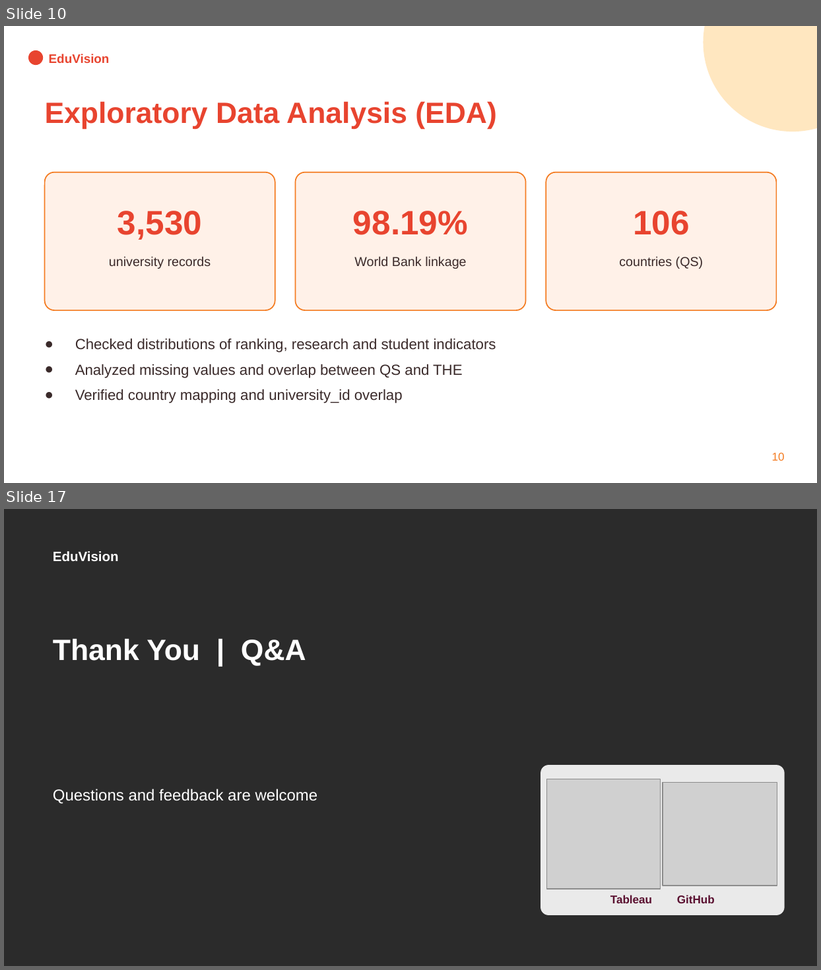
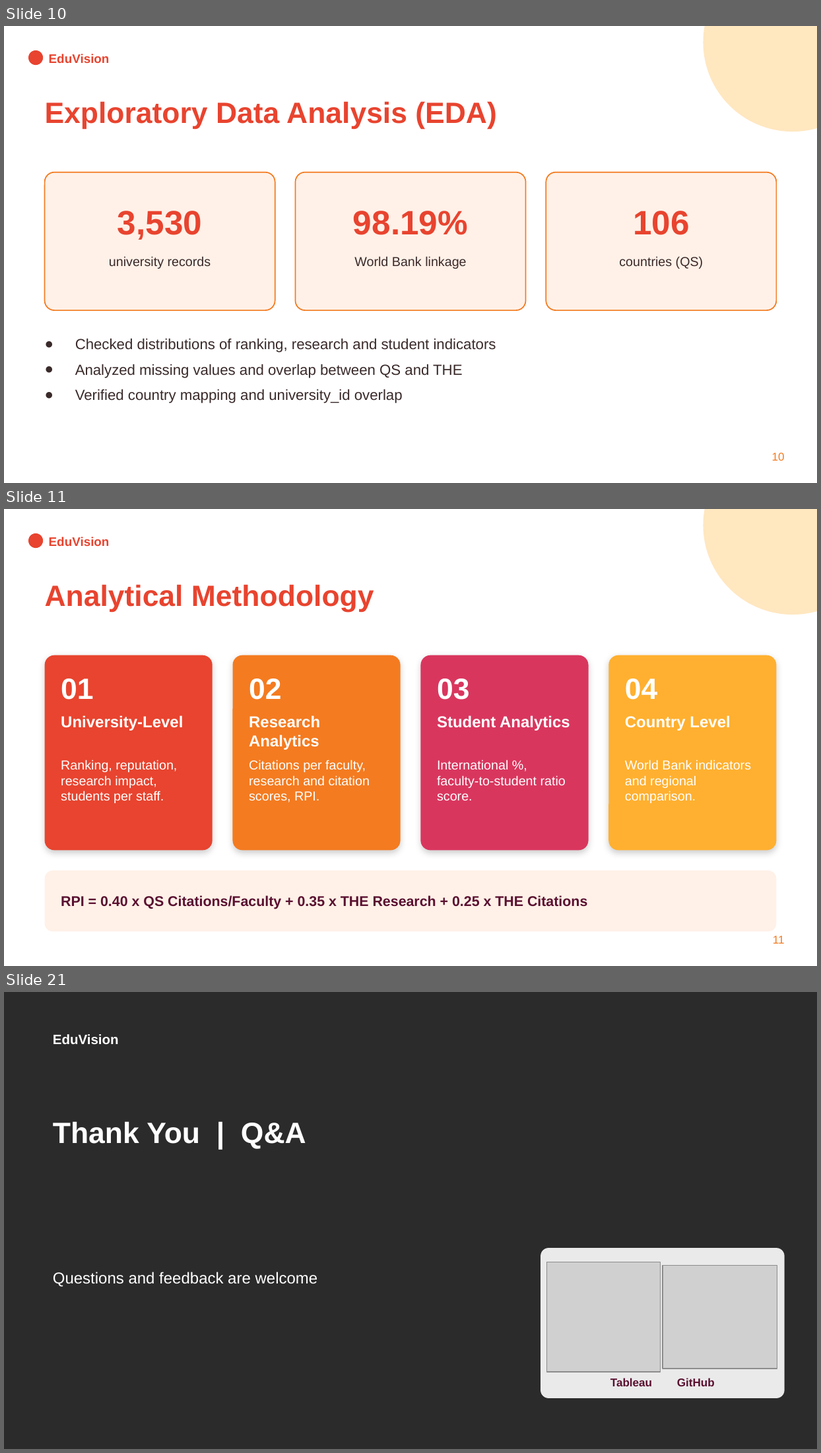
Before and after one commit to springboardmentor1234r/Higher-Education-Intelligence-System-for-Institutional-Performance-and-Academic-Excellence-Analysis, a slide deck: Final Project/EduVision_Presentation.pptx. Shown one above the other, each under a label of ours: slides 10 and 17 before the commit, slides 10, 11 and 21 after it; the slides between them are not shown. The pictures are 821x970 and 821x1453 pixels, drawn with LibreOffice and Linux fonts; fonts in the diff are those of the drawing; grey boxes stand for pictures; background and template pictures are left out; a plain dark background stands for a picture behind light text. Boxes give left, top, right and bottom in pixels: in the first picture for what was removed or moved away, otherwise in the second. Text is boxed around its words. In the diff, an @@ line names an element or a change of style, - is before the commit and + after.

```diff
--- a/Final Project/EduVision_Presentation.pptx
+++ b/Final Project/EduVision_Presentation.pptx
@@ slide 11 added at (x1=4, y1=509, x2=817, y2=966), background #FFFFFF @@
@@ ellipse added at (x1=704, y1=509, x2=817, y2=615), fill #FFB030 at 30% opacity @@
@@ ellipse added at (x1=28, y1=533, x2=43, y2=548), fill #E8442F @@
@@ text added at (x1=49, y1=537, x2=110, y2=546), 11 pt, text #E8442F, bold @@
+EduVision
@@ text added at (x1=45, y1=584, x2=374, y2=612), 26 pt, text #E8442F, bold @@
+Analytical Methodology
@@ rounded rectangle added at (x1=45, y1=656, x2=212, y2=850), fill #E8442F @@
@@ rounded rectangle added at (x1=232, y1=656, x2=400, y2=850), fill #F47B20 @@
@@ rounded rectangle added at (x1=420, y1=656, x2=588, y2=850), fill #D9365E @@
@@ rounded rectangle added at (x1=609, y1=656, x2=776, y2=850), fill #FFB030 @@
@@ text added at (x1=61, y1=679, x2=93, y2=700), 26 pt, text #FFFFFF, bold @@
+01
@@ text added at (x1=249, y1=679, x2=281, y2=700), 26 pt, text #FFFFFF, bold @@
+02
@@ text added at (x1=437, y1=679, x2=469, y2=700), 26 pt, text #FFFFFF, bold @@
+03
@@ text added at (x1=625, y1=679, x2=657, y2=700), 26 pt, text #FFFFFF, bold @@
+04
@@ text added at (x1=61, y1=716, x2=183, y2=731), 14 pt, text #FFFFFF, bold @@
+University-Level
@@ text added at (x1=249, y1=716, x2=320, y2=750), 14 pt, text #FFFFFF, bold @@
+Research Analytics
@@ text added at (x1=437, y1=716, x2=570, y2=731), 14 pt, text #FFFFFF, bold @@
+Student Analytics
@@ text added at (x1=625, y1=716, x2=730, y2=731), 14 pt, text #FFFFFF, bold @@
+Country Level
@@ text added at (x1=61, y1=760, x2=177, y2=803), 11.5 pt, text #FFFFFF @@
+Ranking, reputation, research impact, students per staff.
@@ text added at (x1=249, y1=760, x2=370, y2=803), 11.5 pt, text #FFFFFF @@
+Citations per faculty, research and citation scores, RPI.
@@ text added at (x1=437, y1=760, x2=566, y2=801), 11.5 pt, text #FFFFFF @@
+International %, faculty-to-student ratio score.
@@ text added at (x1=625, y1=760, x2=751, y2=803), 11.5 pt, text #FFFFFF @@
+World Bank indicators and regional comparison.
@@ rounded rectangle added at (x1=45, y1=871, x2=776, y2=932), fill #FFF1E8 @@
@@ text added at (x1=61, y1=896, x2=587, y2=910), 12.5 pt, text #5A1030, bold @@
+RPI = 0.40 x QS Citations/Faculty + 0.35 x THE Research + 0.25 x THE Citations
@@ text added at (x1=773, y1=936, x2=785, y2=944), 10 pt, text #F47B20 @@
+11
@@ what was slide 17 is now slide 21 @@
```
Also in this commit, not shown: 6 slides changed, 3 other slides added.
